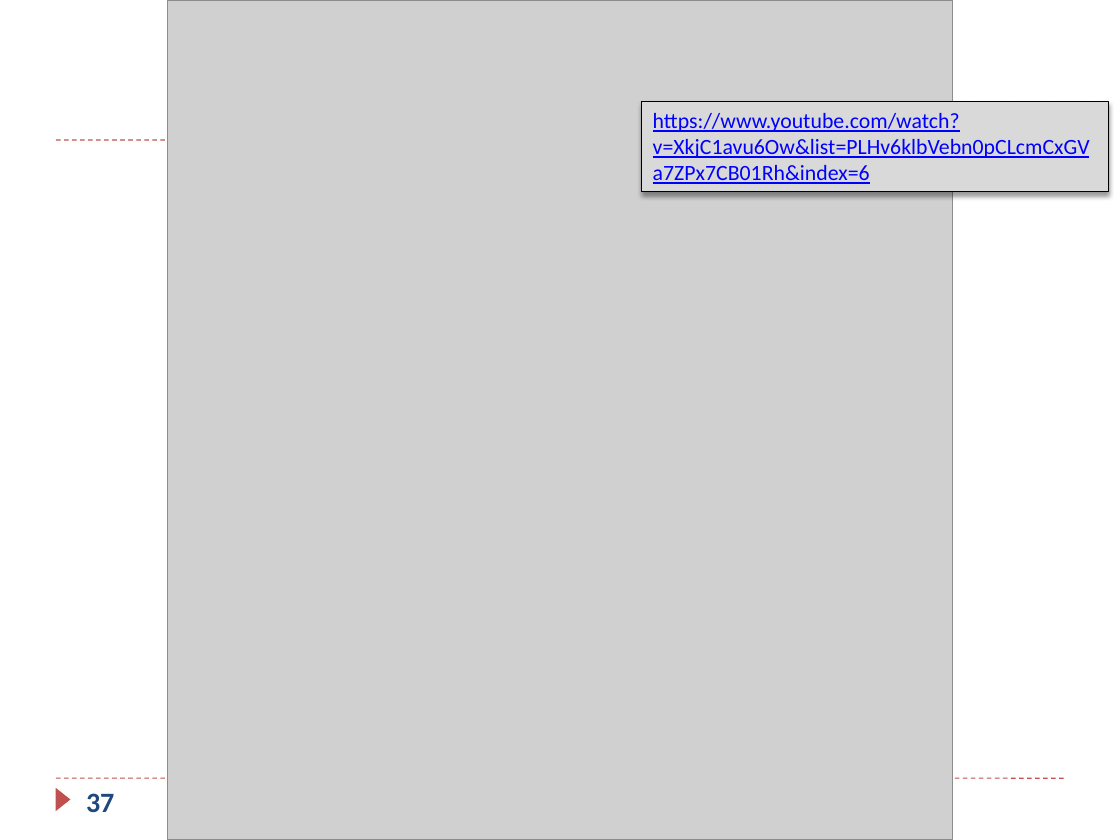
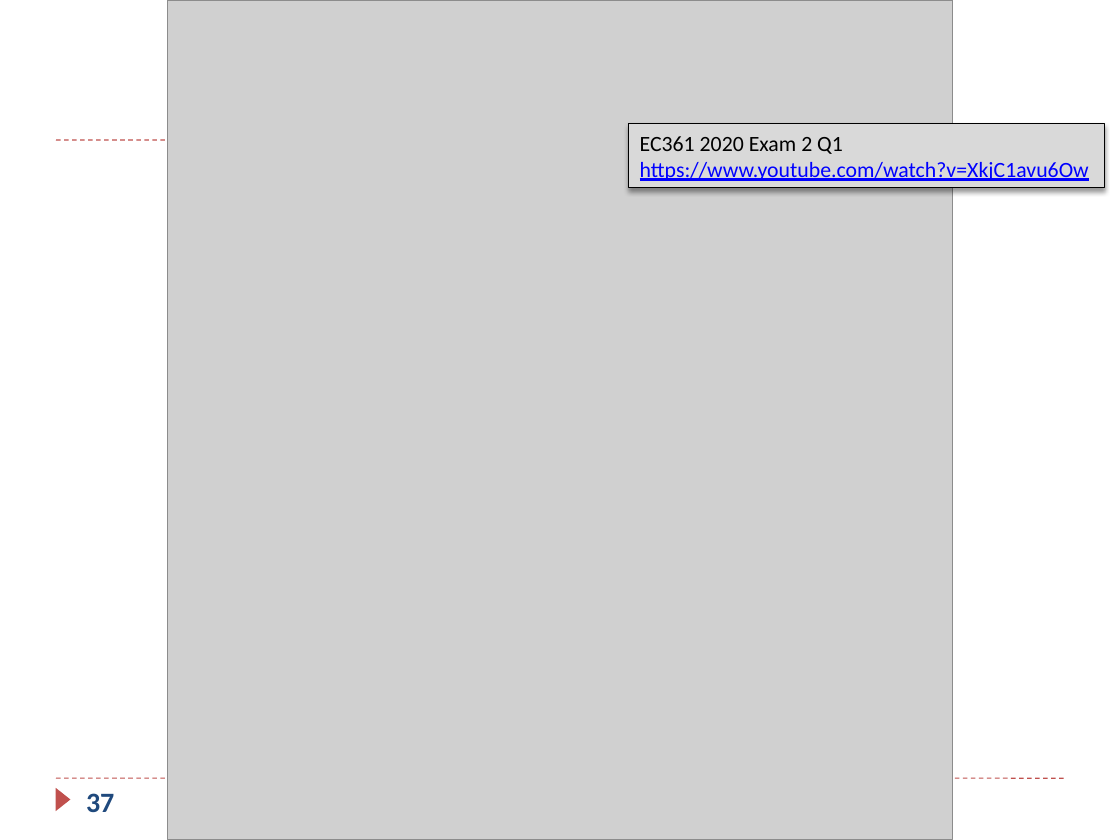
Before and after one commit to guhofstra/CSC111Fa25, a slide deck: slide 37 of PPTs/Ch5_ARM_Load_Store_Exercises_ANS.pptx. Drawn at 1120x840 pixels with LibreOffice and Linux fonts; fonts in the diff are those of the drawing; grey boxes stand for pictures. Boxes give left, top, right and bottom in pixels: in the first picture for what was removed or moved away, otherwise in the second. Text is boxed around its words. In the diff, an @@ line names an element or a change of style, - is before the commit and + after.

```diff
--- a/PPTs/Ch5_ARM_Load_Store_Exercises_ANS.pptx
+++ b/PPTs/Ch5_ARM_Load_Store_Exercises_ANS.pptx
@@ rectangle "EC361 2020 Exam 2 Q1": place and size @@
-rectangle "EC361 2020 Exam 2 Q1" at bbox=[642, 101, 1109, 192]
+rectangle "EC361 2020 Exam 2 Q1" at bbox=[628, 123, 1104, 187]
@@ text in rectangle at bbox=[640, 136, 1089, 181]: text changed @@
-https://www.youtube.com/watch?v=XkjC1avu6Ow&list=PLHv6klbVebn0pCLcmCxGVa7ZPx7CB01Rh&index=6
+EC361 2020 Exam 2 Q1
+https://www.youtube.com/watch?v=XkjC1avu6Ow
```
Also in this commit, not shown: 2 other files.
